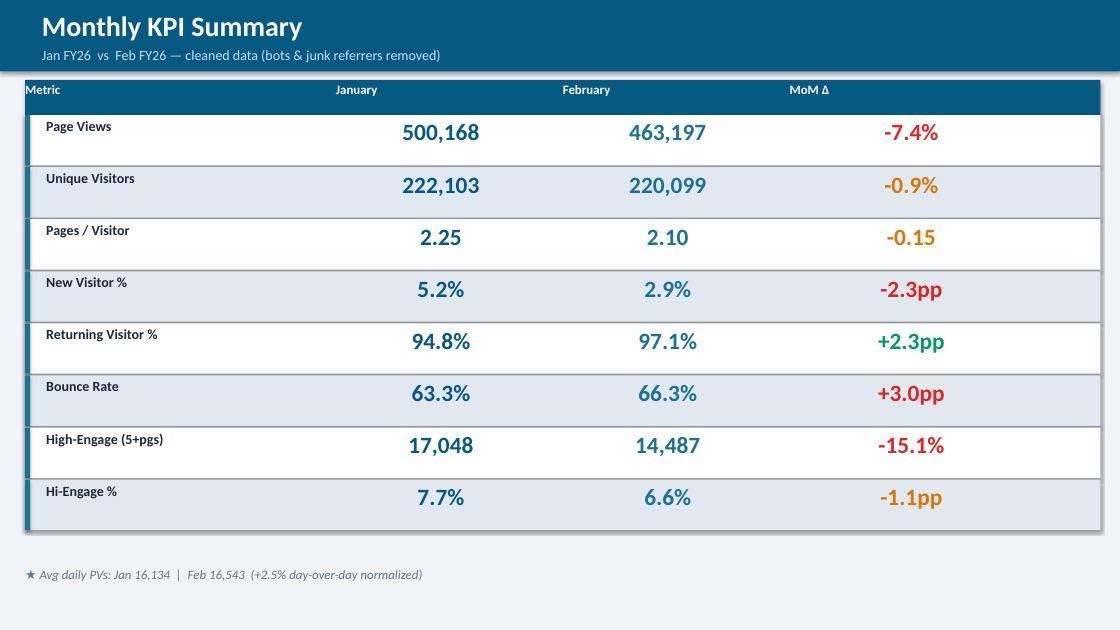
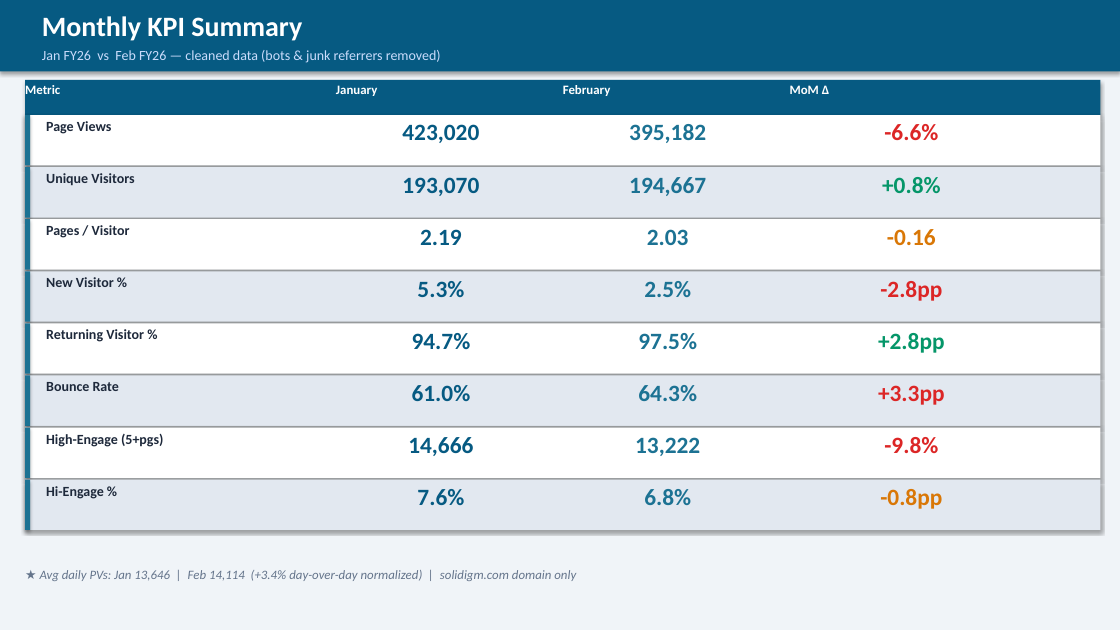
Before and after one commit to durgaguthi/AI, a slide deck: slide 2 of webanalytics/Solidigm_Analytics_Report_JanFeb_FY26.pptx. Drawn at 1120x630 pixels with LibreOffice and Linux fonts; fonts in the diff are those of the drawing. Boxes give left, top, right and bottom in pixels: in the first picture for what was removed or moved away, otherwise in the second. Text is boxed around its words. In the diff, an @@ line names an element or a change of style, - is before the commit and + after.

```diff
--- a/webanalytics/Solidigm_Analytics_Report_JanFeb_FY26.pptx
+++ b/webanalytics/Solidigm_Analytics_Report_JanFeb_FY26.pptx
@@ text at bbox=[402, 124, 479, 143]: text changed @@
-500,168
+423,020
@@ text at bbox=[629, 124, 706, 143]: text changed @@
-463,197
+395,182
@@ text at bbox=[884, 124, 938, 140]: text changed @@
--7.4%
+-6.6%
@@ text at bbox=[402, 177, 479, 196]: text changed @@
-222,103
+193,070
@@ text at bbox=[629, 177, 706, 196]: text changed @@
-220,099
+194,667
@@ text at bbox=[882, 177, 941, 193]: text changed; text colour #D97706 to #059669 @@
--0.9%
++0.8%
@@ text at bbox=[420, 229, 462, 245]: text changed @@
-2.25
+2.19
@@ text at bbox=[647, 229, 689, 245]: text changed @@
-2.10
+2.03
@@ text at bbox=[887, 229, 936, 245]: text changed @@
--0.15
+-0.16
@@ text at bbox=[417, 281, 464, 297]: text changed @@
-5.2%
+5.3%
@@ text at bbox=[644, 281, 691, 297]: text changed @@
-2.9%
+2.5%
@@ text at bbox=[880, 281, 942, 301]: text changed @@
--2.3pp
+-2.8pp
@@ text at bbox=[412, 333, 471, 349]: text changed @@
-94.8%
+94.7%
@@ text at bbox=[638, 333, 697, 349]: text changed @@
-97.1%
+97.5%
@@ text at bbox=[878, 333, 945, 353]: text changed @@
-+2.3pp
++2.8pp
@@ text at bbox=[412, 385, 471, 401]: text changed @@
-63.3%
+61.0%
@@ text at bbox=[638, 385, 697, 401]: text changed @@
-66.3%
+64.3%
@@ text at bbox=[878, 385, 945, 405]: text changed @@
-+3.0pp
++3.3pp
@@ text at bbox=[408, 437, 473, 456]: text changed @@
-17,048
+14,666
@@ text at bbox=[635, 437, 700, 456]: text changed @@
-14,487
+13,222
@@ text at bbox=[884, 437, 938, 453]: text changed @@
--15.1%
+-9.8%
@@ text at bbox=[417, 489, 464, 505]: text changed @@
-7.7%
+7.6%
@@ text at bbox=[644, 489, 691, 505]: text changed @@
-6.6%
+6.8%
@@ text at bbox=[880, 489, 942, 509]: text changed @@
--1.1pp
+-0.8pp
@@ text at bbox=[40, 570, 576, 581]: text changed @@
-★ Avg daily PVs: Jan 16,134 | Feb 16,543 (+2.5% day-over-day normalized)
+★ Avg daily PVs: Jan 13,646 | Feb 14,114 (+3.4% day-over-day normalized) | solidigm.com domain only
```
Also in this commit, not shown: 10 other slides changed, 1 other file.
